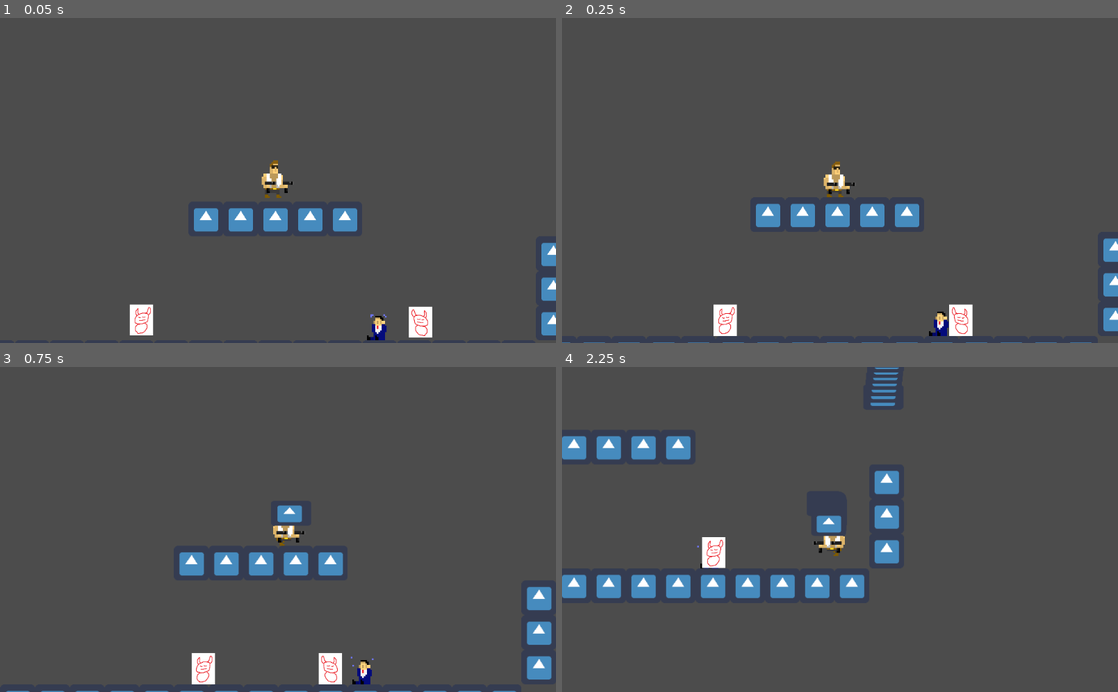
Above: before the commit, frames 1-4 (two rows, left to right).
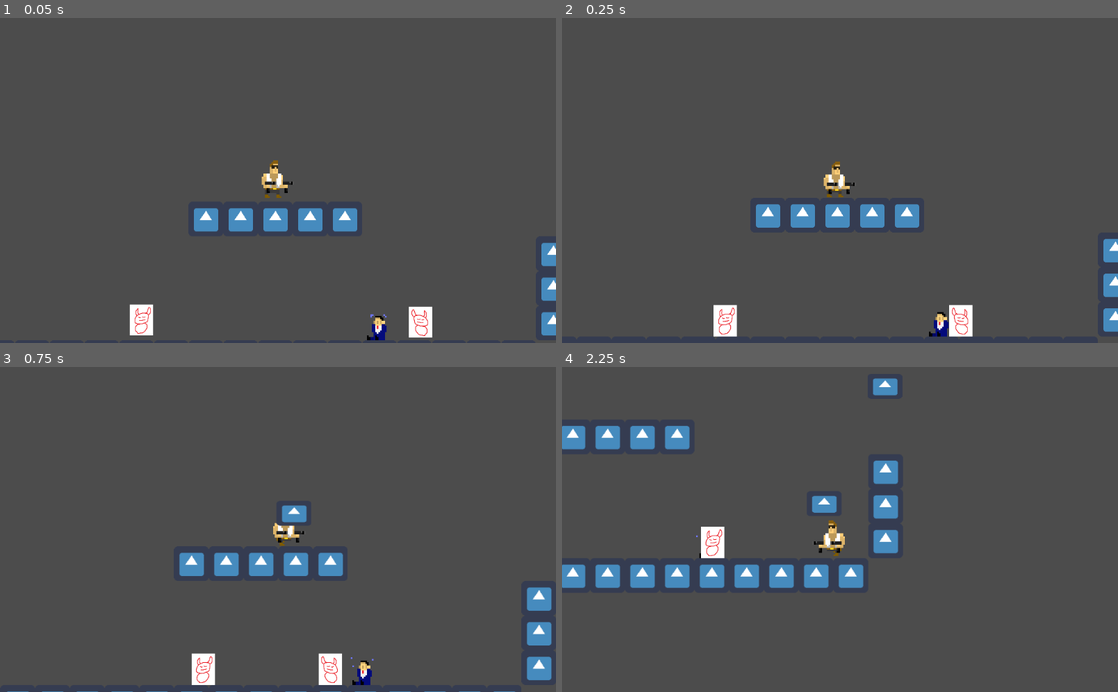
Above: after the commit, the same moments.

Repository: Slimonade1/Eksamensprojekt
Game: Godot game, scene res://Scenes/masterScene.tscn
The game is run twice, just before and just after one commit, with the same random seed, the same clock (stepped at 60 frames per second) and the same inputs. The engine's default icon, where the game draws it, is replaced by a stand-in: a white triangle on a blue panel in a dark square.
Inputs:
- Up to frame 1 (0.05 s): no input
- Up to frame 2 (0.25 s): no input
- Up to frame 3 (0.75 s): hold D (ui_right) from 0.53 s (still down); hold Space (ui_shoot) from 0.53 s (still down)
- Up to frame 4 (2.25 s): tap W (ui_up) at 0.77, 1.52 s; release Space (ui_shoot) at 1.28 s; tap Space (ui_shoot) at 1.35 s; release D (ui_right) at 2.03 s; hold A (ui_left) from 2.03 s (still down); hold Space (ui_shoot) from 2.03 s (still down)

Frame 1 is identical in both runs. In frame 2, 0.6% of the frame differs, in the area x 0-100%, y 57-100%; in frame 3, 0.8%; in frame 4, 6.9%, in the area x 0-61%, y 0-72%.

Commit message:
#16 Enemies can die

Diff:
--- a/Scenes/Bullet.tscn
+++ b/Scenes/Bullet.tscn
@@ -8,7 +8,7 @@
 
 [node name="Bullet" type="Area2D"]
 collision_layer = 2
-collision_mask = 2
+collision_mask = 4
 script = ExtResource( 2 )
 
 [node name="Sprite" type="Sprite" parent="."]
--- a/Scenes/Player.tscn
+++ b/Scenes/Player.tscn
@@ -45,10 +45,11 @@
 } ]
 
 [sub_resource type="CapsuleShape2D" id=1]
-height = 0.0
+radius = 9.33333
+height = 6.66667
 
 [node name="Player" type="KinematicBody2D"]
-position = Vector2( 0, -10 )
+position = Vector2( 3, -23 )
 scale = Vector2( 3, 3 )
 collision_mask = 4
 script = ExtResource( 1 )
@@ -58,10 +59,15 @@
 animation = "idle"
 
 [node name="spriteFriend" type="AnimatedSprite" parent="playerSprite"]
-position = Vector2( -5, 5 )
+position = Vector2( -5, 3 )
 frames = SubResource( 4 )
 animation = "running"
 
 [node name="CollisionShape2D" type="CollisionShape2D" parent="."]
-position = Vector2( -1, 10 )
+position = Vector2( -1, 7.66667 )
 shape = SubResource( 1 )
+
+[node name="BulletCooldown" type="Timer" parent="."]
+one_shot = true
+
+[connection signal="timeout" from="BulletCooldown" to="." method="_on_BulletCooldown_timeout"]
--- a/Scripts/Bullet.gd
+++ b/Scripts/Bullet.gd
@@ -16,4 +16,5 @@
 
 
 func _on_Bullet_body_entered(body):
-	print("HIT")
+	body.takeDamage()
+	queue_free()
--- a/Scripts/Enemy.gd
+++ b/Scripts/Enemy.gd
@@ -1,13 +1,16 @@
 extends KinematicBody2D
 
+#stats
 export var speed = 200
 var jumpForce = 800
 var gravity = 2000
+var health = 3
 
 var vel = Vector2()
 var turn = false
 
 onready var sprite = $EnemySprite
+onready var player = $"../../Player"
 
 func _ready():
 	sprite.playing = true
@@ -36,3 +39,8 @@
 	if turn:
 		speed *= -1
 		turn = false
+
+func takeDamage():
+	if health == 0:
+		queue_free()
+	health -= player.damage
--- a/Scripts/Player.gd
+++ b/Scripts/Player.gd
@@ -1,8 +1,9 @@
 extends KinematicBody2D
 
-#stats
+# stats
 var score = 0
-var playerDirection = "right"
+var damage = 1
+var attackSpeed = 2.0
 
 # physics
 var speed = 60
@@ -12,8 +13,14 @@
 var vel = Vector2()
 var grounded = false
 
+# graphics
+var playerDirection = "right"
 onready var sprite = $playerSprite
 onready var spriteFriend = $playerSprite/spriteFriend
+
+# gun cooldown
+var cooldown = false
+onready var bulletCooldown = $BulletCooldown
 
 var Bullet = preload("res://Scenes/Bullet.tscn")
 
@@ -26,7 +33,7 @@
 func _physics_process(delta):
 	handleMovement(delta)
 
-	if Input.is_action_pressed("ui_shoot"):
+	if Input.is_action_pressed("ui_shoot") and !cooldown:
 		handleShooting()
 
 
@@ -72,8 +79,16 @@
 	spriteFriend.visible = true
 
 func handleShooting():
+	bulletCooldown.wait_time = 1 / attackSpeed
+	bulletCooldown.start()
+	cooldown = true
+
 	var gameScene = get_parent()
 	var newBullet = Bullet.instance()
 	newBullet.direction = playerDirection
 	newBullet.position = position
 	gameScene.add_child(newBullet)
+
+
+func _on_BulletCooldown_timeout():
+	cooldown = false
